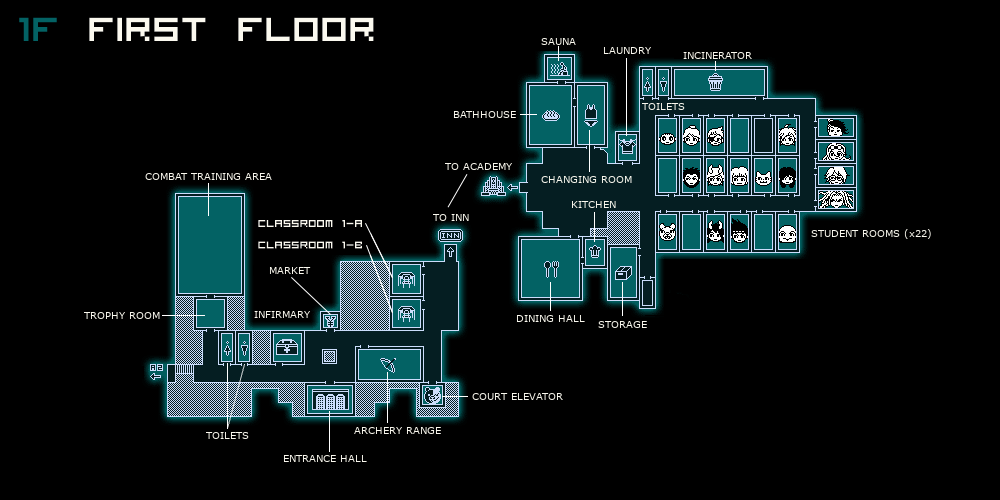
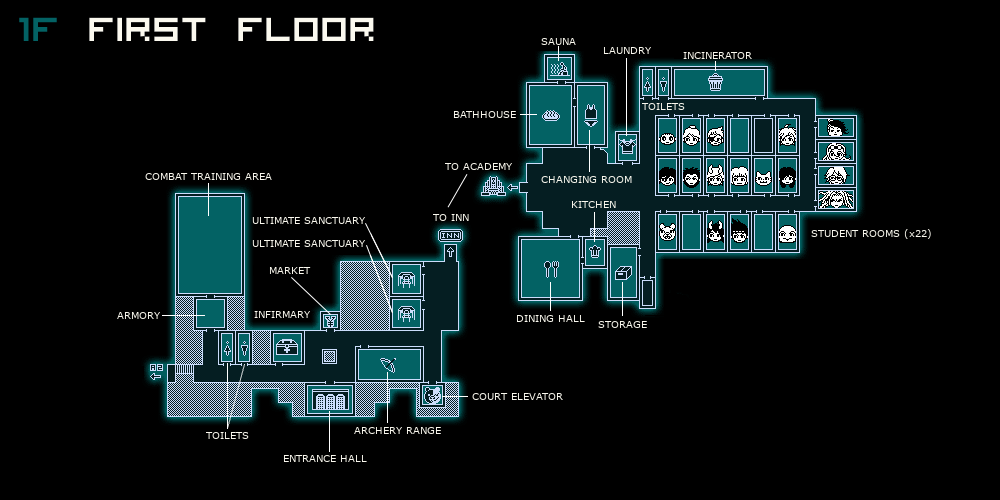
Two versions of the same layered image (1000x500). Layer-by-layer changes:
renamed "TROPHY ROOM" to "ARMORY", painted on it over [84, 312, 161, 319]
added layer "ULTIMATE SANCTUARY #1" in group "Labels" over [252, 217, 366, 224]
added layer "ULTIMATE SANCTUARY" in group "Labels" over [252, 240, 366, 247]
painted on "Heads" over [659, 167, 676, 186]
painted on "floor1.png" over [258, 147, 612, 249]
